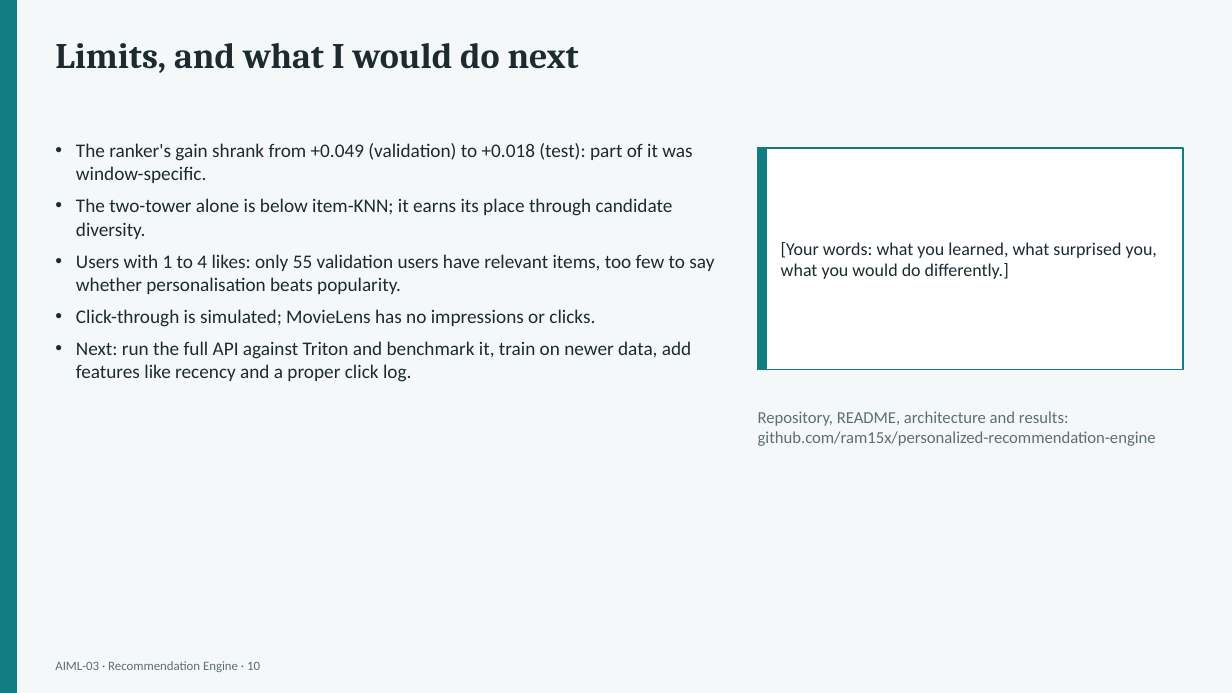
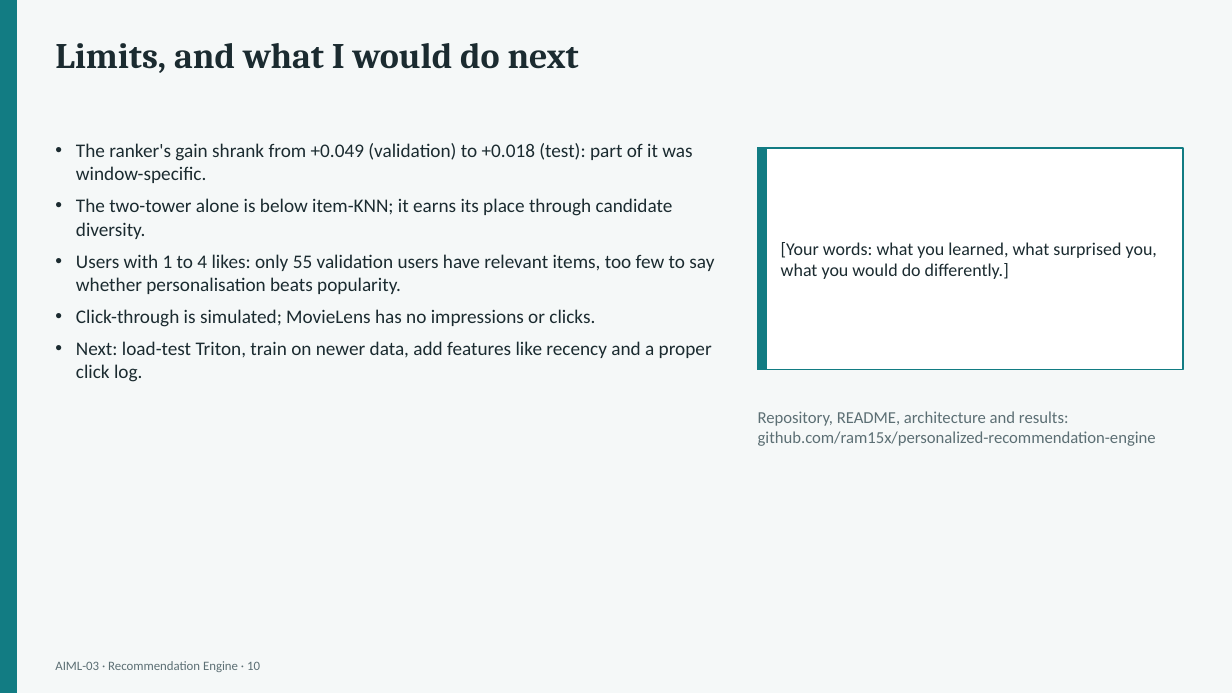
Before and after one commit to ram15x/nexvia-aiml-internship, a slide deck: slide 10 of AIML-03/deliverables/AIML03_Recommendation_Engine.pptx. Drawn at 1232x693 pixels with LibreOffice and Linux fonts; fonts in the diff are those of the drawing. Boxes give left, top, right and bottom in pixels: in the first picture for what was removed or moved away, otherwise in the second. Text is boxed around its words. In the diff, an @@ line names an element or a change of style, - is before the commit and + after.

Commit message:
Record live API-on-Triton verification (8/8); update docs, page, deck

```diff
--- a/AIML-03/deliverables/AIML03_Recommendation_Engine.pptx
+++ b/AIML-03/deliverables/AIML03_Recommendation_Engine.pptx
@@ text at (76, 341, 712, 382): text changed @@
-• Next: run the full API against Triton and benchmark it, train on newer data, add features like recency and a proper click log.
+• Next: load-test Triton, train on newer data, add features like recency and a proper click log.
```
Also in this commit, not shown: 1 other slide changed, 9 other files.
